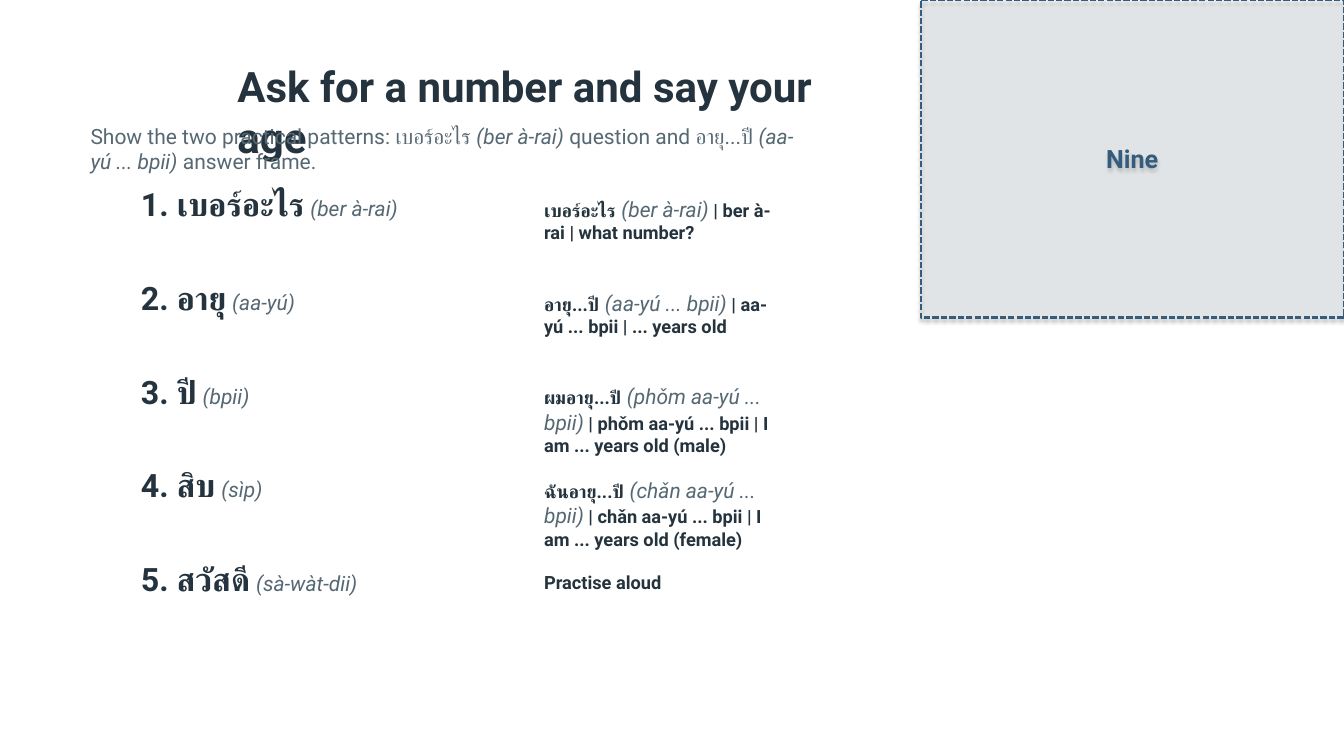
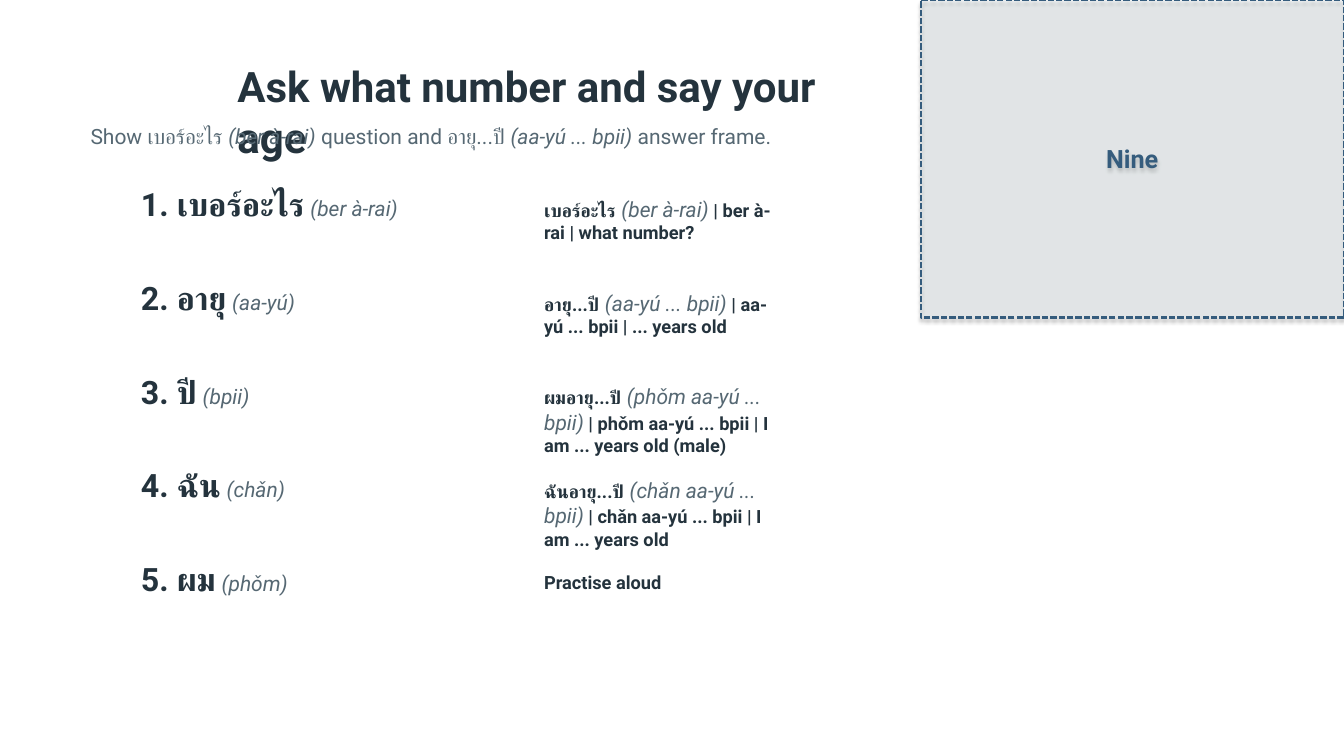
Before and after one commit to OTFTCS/thai-nine, a slide deck: slide 5 of course/modules/M01/L004/M01-L004-canva-deck.pptx. Drawn at 1344x756 pixels with LibreOffice and Linux fonts; fonts in the diff are those of the drawing; background and template pictures are left out. Boxes give left, top, right and bottom in pixels: in the first picture for what was removed or moved away, otherwise in the second. Text is boxed around its words. In the diff, an @@ line names an element or a change of style, - is before the commit and + after.

```diff
--- a/course/modules/M01/L004/M01-L004-canva-deck.pptx
+++ b/course/modules/M01/L004/M01-L004-canva-deck.pptx
@@ text at bbox=[237, 70, 815, 162]: text changed @@
-Ask for a number and say your age
+Ask what number and say your age
@@ text at bbox=[91, 125, 771, 151]: text changed @@
-Show the two practical patterns: เบอร์อะไร (ber à-rai) question and อายุ...ปี (aa-yú ... bpii) answer frame.
+Show เบอร์อะไร (ber à-rai) question and อายุ...ปี (aa-yú ... bpii) answer frame.
@@ text at bbox=[141, 473, 285, 502]: text changed; size 23 to 15 pt; text colour #24333D to #566873; bold off; italic on @@
-4. สิบ (sìp)
+4. ฉัน (chǎn)
@@ text at bbox=[544, 481, 761, 550]: text changed @@
-ฉันอายุ...ปี (chǎn aa-yú ... bpii) | chǎn aa-yú ... bpii | I am ... years old (female)
+ฉันอายุ...ปี (chǎn aa-yú ... bpii) | chǎn aa-yú ... bpii | I am ... years old
@@ text at bbox=[141, 568, 288, 596]: text changed @@
-5. สวัสดี (sà-wàt-dii)
+5. ผม (phǒm)
```
Also in this commit, not shown: 4 other slides changed, 6 other files.
